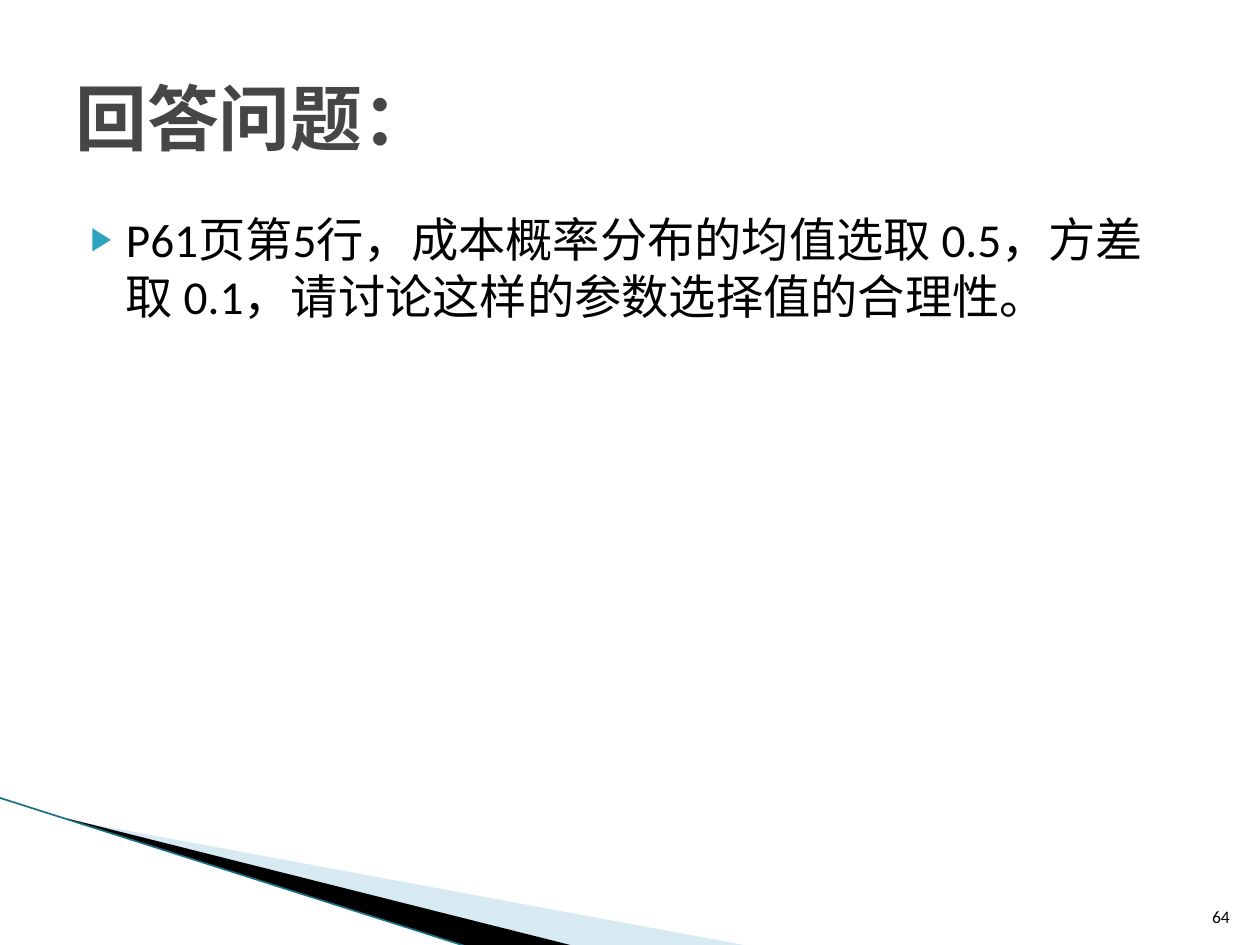
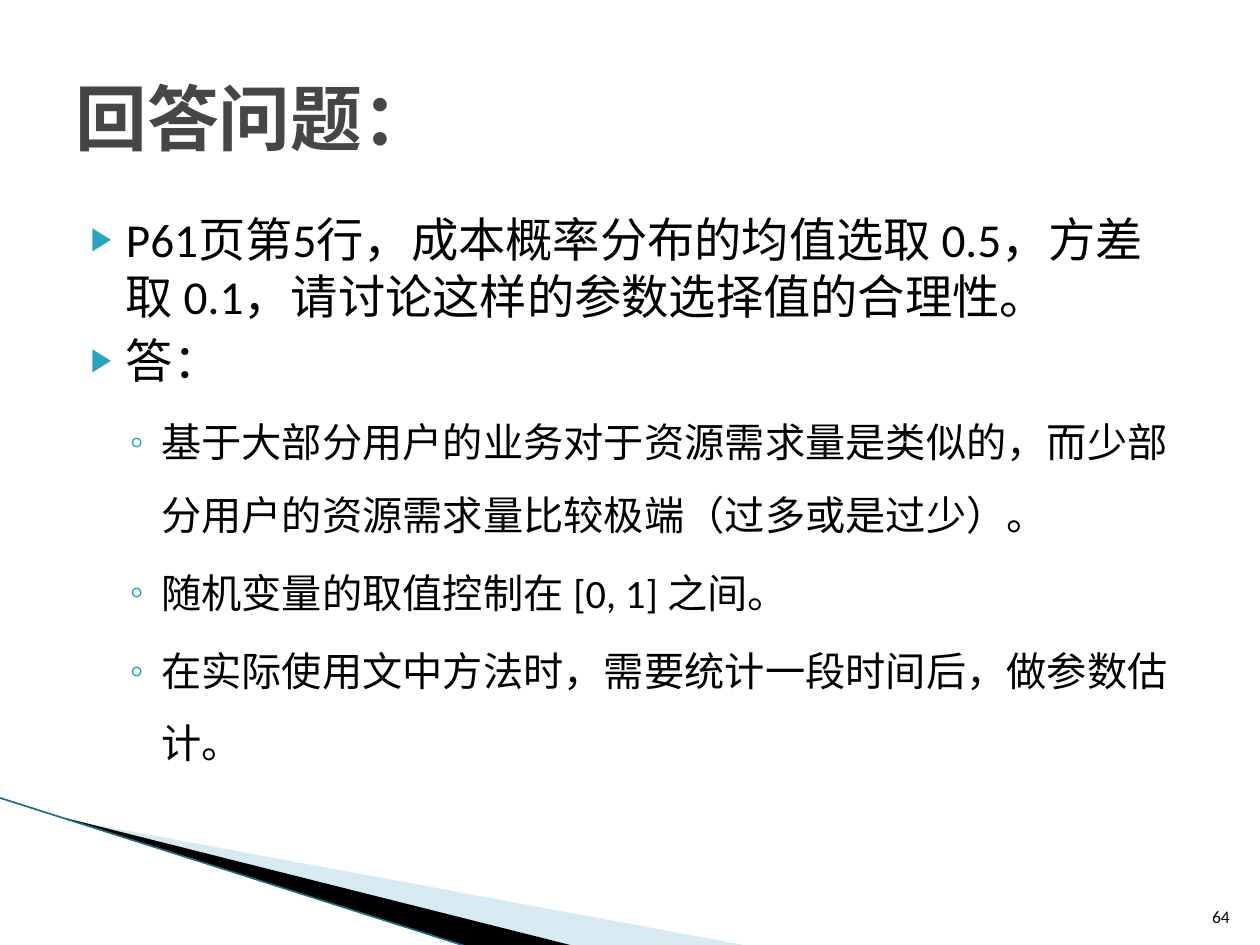
Before and after one commit to ZhiweiYAN/yzw_thesis, a slide deck: slide 64 of defense_phd_v07.pptx. Drawn at 1260x945 pixels with LibreOffice and Linux fonts; fonts in the diff are those of the drawing; background and template pictures are left out. Boxes give left, top, right and bottom in pixels: in the first picture for what was removed or moved away, otherwise in the second. Text is boxed around its words. In the diff, an @@ line names an element or a change of style, - is before the commit and + after.

```diff
--- a/defense_phd_v07.pptx
+++ b/defense_phd_v07.pptx
@@ text at (x1=126, y1=338, x2=1168, y2=762): paragraphs added @@
+▶ 答：
+  ◦ 基于大部分用户的业务对于资源需求量是类似的，而少部分用户的资源需求量比较极端（过多或是过少）。
+  ◦ 随机变量的取值控制在 [0, 1] 之间。
+  ◦ 在实际使用文中方法时，需要统计一段时间后，做参数估计。
```
Also in this commit, not shown: 8 other slides changed, 3 other files.
